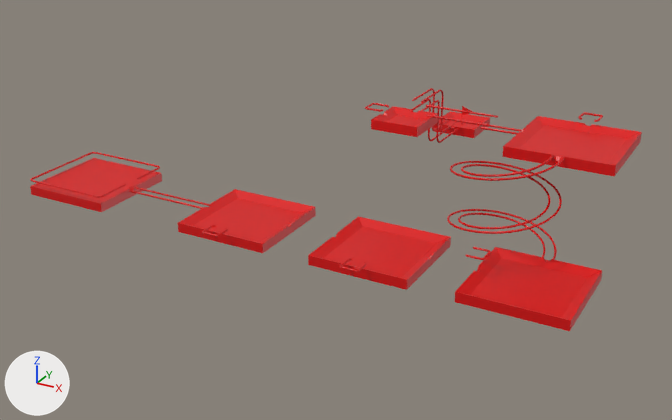
The FBX model Assets/Scenes/Models/Level1.fbx: old version first, new version second.
Camera for both pictures: a camera (50 mm lens) standing at (6.94, -7.13, 3.88) and looking at (2.56, 0.83, -0.1). Arrows for +X, +Y and +Z are at lower left; the lights stay in place. Where no turn or scale is listed for an object, it has been applied to the vertices. Vertices at the same position are counted once.

Objects in the first picture: 'Level1'.
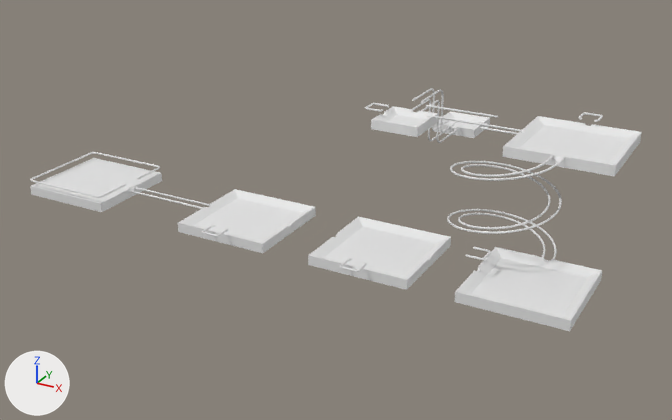
What differs and where, as boxes [x1, y1, x2, y2] in the pictures (672 x 420 px; the box of a moved part takes in the faces that stretch with it):
part 1 of me_mesh, moved or reshaped: [434, 124, 475, 138] in both
part 2 of me_mesh, recoloured (red to white): [30, 88, 642, 331] in both

The change, as a list of edits to the scene's bpy script:
```text
Change me_mesh:
    used by ob_level1; location = (0.0, 0.0, 0.0)
    verts and faces of me_mesh; kept vertices keep their numbers, new ones are numbered from 17064
    before: 16954 (3.19, 2.35, 0.5) at pixel (448, 125), 16955 (3.27, 2.35, 0.5) at pixel (455, 126), 16956 (3.21, 2.35, 0.48) at pixel (450, 127), 16957 (3.25, 2.35, 0.48) at pixel (453, 128), 16958 (3.21, 2.39, 0.48) at pixel (452, 126)
    before: 16959 (3.25, 2.39, 0.48) at pixel (455, 127)
    remove me_mesh.from_pydata(...)  # 17064 vertices, 17116 faces; spans x -0.51..5.45, y -0.66..2.85, z -0.05..1.14
    add me_mesh.from_pydata(...)  # 16960 vertices, 16999 faces; spans x -0.51..5.45, y -0.66..2.85, z -0.05..1.14
    me_mesh part 1
    add for i in [*range(16954, 16960)]: verts[i] += (0.02, 0.0, 0.0)
    me_mesh part 2: 16999 faces spanning x -0.51..5.45, y -0.66..2.85, z -0.05..1.14 switch from mat_材质 (red #da0000) to no material
```
